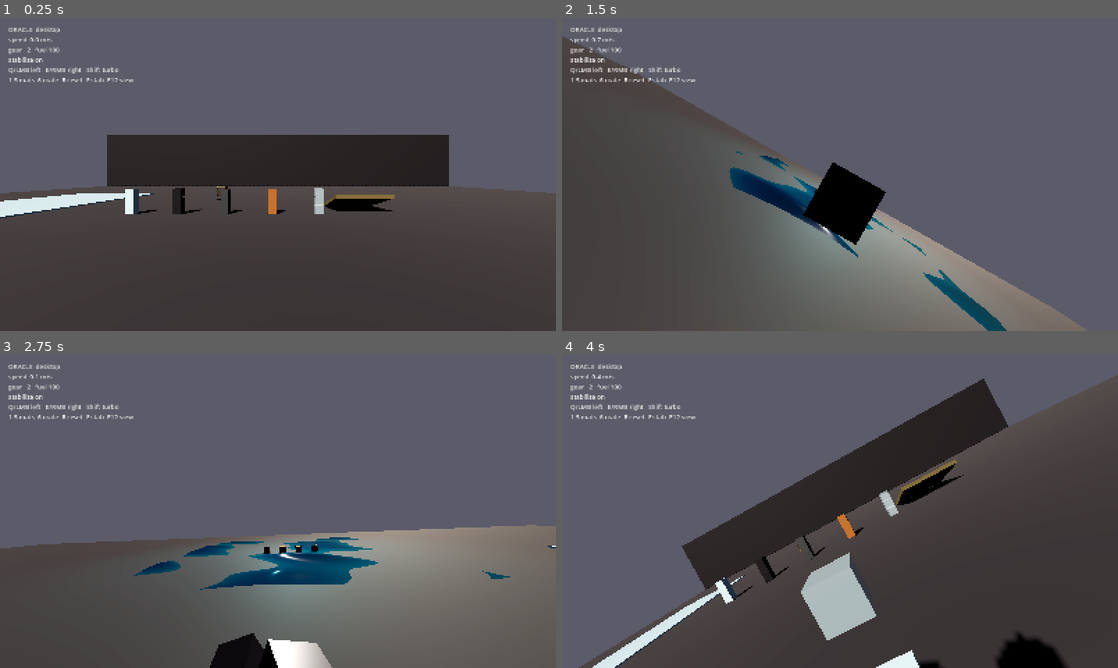
Above: before the commit, frames 1-4 (two rows, left to right).
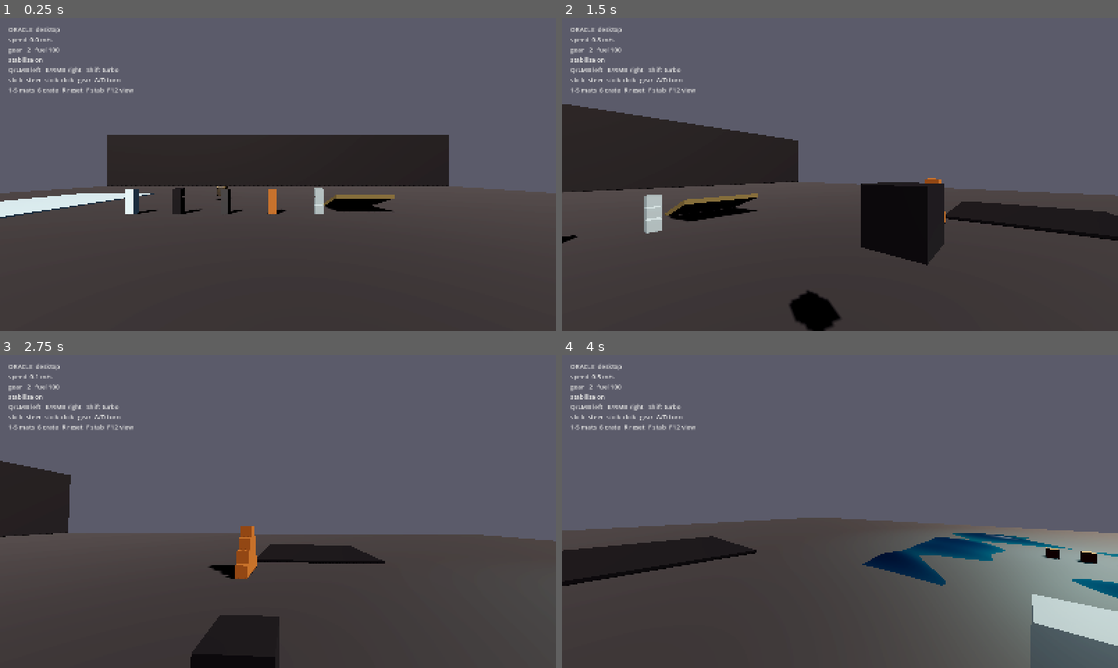
Above: after the commit, the same moments.

Repository: Jpalmer95/oracle-playground
Game: Godot game, scene res://scenes/main.tscn
Two runs of this game, one before a commit and one after it. Both use one fixed random seed, a clock stepped at 60 frames per second and the inputs below.
Inputs (mouse positions are in pixels of both pictures, inside the frame that each line leads up to):
- Up to frame 1 (0.25 s): no input
- Up to frame 2 (1.5 s): tap Enter at 0.5 s; move the mouse to (867, 174) at 0.52 s; hold D 0.53-1.28 s; tap 1 at 0.6 s; click (867, 174) at 0.67 s; move the mouse to (812, 174) at 1.27 s; hold A from 1.28 s (still down); tap 2 at 1.35 s
- Up to frame 3 (2.75 s): move the mouse to (289, 505) at 2.02 s; release A at 2.03 s; hold D from 2.03 s (still down); tap 3 at 2.1 s
- Up to frame 4 (4 s): move the mouse to (834, 517) at 2.77 s; tap 4 at 2.85 s; click (834, 517) at 2.92 s; move the mouse to (878, 514) at 3.52 s; release D at 3.53 s; hold A from 3.53 s (still down); tap 5 at 3.6 s

The runs differ from the first frame. In frame 1, 0.3% of the frame differs, in the area x 1-24%, y 19-24%; in frame 2, 45%; in frame 3, 32%; in frame 4, 51%, in the area x 0-100%, y 6-100%.

Commit message:
feat: joystick yaw-steer + stick-click gear; fix oscillation via central force
1. Oscillation fix: apply_at_hands default true -> false. Offset hand forces
   created torque that stabilize_upright fought, causing a rough-cancel
   wobble on opposite/same-direction input. Central force (SuperSonic's
   actual model) has zero torque -> smooth. Added regression test asserting
   w==0 for offset force at default settings.

2. Joystick yaw turn (SuperSonic dolly.rotation.y -= axes[2]*2*dt): right
   thumbstick X steers (left stick fallback), turn_rate=2.0 rad/s. Rotates
   the tracked rig's yaw in XR, look_yaw in desktop.

3. Gear via stick click (SuperSonic buttons[3]): left click = gear down,
   right click = gear up, 0.25s cooldown. Desktop: [ ] keys.

HUD updated to document stick-steer / stick-click-gear.

Diff:
--- a/godot/scripts/hud.gd
+++ b/godot/scripts/hud.gd
@@ -24,7 +24,7 @@
 	if DisplayServer.get_name() == "headless":
 		mode = "headless"
 	var stab := "on" if _player.stabilize_upright else "off"
-	_label.text = "ORACLE  %s\nspeed  %.1f m/s\ngear   %d   fuel %.0f\nstabilize %s\nQ/LMB left   E/RMB right   Shift turbo\n1-5 mats  6 crate  R reset  F stab  F12 view" % [
+	_label.text = "ORACLE  %s\nspeed  %.1f m/s\ngear   %d   fuel %.0f\nstabilize %s\nQ/LMB left   E/RMB right   Shift turbo\nstick=steer  stick-click=gear  A/D turn\n1-5 mats  6 crate  R reset  F stab  F12 view" % [
 		mode,
 		_player.linear_velocity.length(),
 		_player.gear,
--- a/godot/scripts/player.gd
+++ b/godot/scripts/player.gd
@@ -10,7 +10,8 @@
 @export var throttle_scale := 2.0         # SuperSonic's x2 on thrust
 @export var velocity_damp := 2.0          # 1/s exponential drag (halo-to-hover)
 @export var turbo_multiplier := 3.8
-@export var apply_at_hands := true
+@export var turn_rate := 2.0              # rad/s at full stick (SuperSonic dolly.rotation.y -= axes[2]*2*dt)
+@export var apply_at_hands := false       # true = offset torque (independent-thruster turn); false = central force (SuperSonic-smooth)
 @export var stabilize_upright := true
 @export var stabilize_strength := 40.0
 @export var look_sensitivity := 0.0025
@@ -26,6 +27,9 @@
 var look_yaw := 0.0
 var look_pitch := 0.0
 var spawn_xform := Transform3D.IDENTITY
+var _gear_cooldown := 0.0
+var _left_click_was := false
+var _right_click_was := false
 
 var _left: Node3D
 var _right: Node3D
@@ -188,7 +192,7 @@
 
 
 func _physics_process(delta: float) -> void:
-	_handle_meta_keys()
+	_handle_meta_keys(delta)
 	var left_amt := left_trigger()
 	var right_amt := right_trigger()
 	var turbo := _turbo_held()
@@ -203,6 +207,20 @@
 		_fire_hand(_active_left(), left_amt * boost)
 	if right_amt > 0.02:
 		_fire_hand(_active_right(), right_amt * boost)
+
+	# Joystick yaw turn (SuperSonic dolly.rotation.y -= axes[2]*2*dt).
+	# Right thumbstick X steers; left thumbstick X also steers for handedness.
+	var stick := _turn_axis()
+	if absf(stick) > 0.15:
+		var turn := -stick * turn_rate * delta
+		if xr_active:
+			# Rotate the tracked rig's yaw; body position follows separately.
+			_xr_origin.rotate_y(turn)
+		else:
+			look_yaw += turn
+			rotation = Vector3(0, look_yaw, 0)
+
+	_handle_gear_clicks()
 
 	# SuperSonic drag: velocity *= (1 - 2*dt). Exponential, rate velocity_damp/s.
 	# Gives the halo-to-hover feel; without it you coast indefinitely.
@@ -275,6 +293,53 @@
 	return Input.is_physical_key_pressed(KEY_SHIFT)
 
 
+func _turn_axis() -> float:
+	# Right thumbstick X primary. SuperSonic uses axes[2] (right stick).
+	if xr_active:
+		var x := 0.0
+		if _xr_right:
+			x = _xr_right.get_vector2("primary").x
+		if absf(x) < 0.05 and _xr_left:
+			# Fall back to left stick so either hand can steer.
+			x = _xr_left.get_vector2("primary").x
+		return x
+	if DisplayServer.get_name() == "headless":
+		return 0.0
+	var x := 0.0
+	if Input.is_physical_key_pressed(KEY_A):
+		x -= 1.0
+	if Input.is_physical_key_pressed(KEY_D):
+		x += 1.0
+	return x
+
+
+func _handle_gear_clicks() -> void:
+	# SuperSonic: joystick click = gear shift. Left click down, right click up.
+	_gear_cooldown = maxf(0.0, _gear_cooldown - get_physics_process_delta_time())
+	if _gear_cooldown > 0.0:
+		return
+	var left_down := false
+	var right_down := false
+	if xr_active:
+		left_down = _xr_left and _xr_left.is_button_pressed("primary_click")
+		right_down = _xr_right and _xr_right.is_button_pressed("primary_click")
+	else:
+		left_down = Input.is_physical_key_pressed(KEY_BRACKETLEFT)
+		right_down = Input.is_physical_key_pressed(KEY_BRACKETRIGHT)
+	var left_edge := left_down and not _left_click_was
+	var right_edge := right_down and not _right_click_was
+	_left_click_was = left_down
+	_right_click_was = right_down
+	if left_edge:
+		gear = maxi(1, gear - 1)
+		_gear_cooldown = 0.25
+		print("gear=", gear)
+	if right_edge:
+		gear = mini(max_gear, gear + 1)
+		_gear_cooldown = 0.25
+		print("gear=", gear)
+
+
 func _xr_axis(ctrl: XRController3D, action: String) -> float:
 	if ctrl == null:
 		return 0.0
@@ -304,7 +369,7 @@
 	look_pitch = 0.0
 
 
-func _handle_meta_keys() -> void:
+func _handle_meta_keys(_delta: float) -> void:
 	if DisplayServer.get_name() == "headless":
 		return
 	if Input.is_physical_key_pressed(KEY_R):
@@ -312,10 +377,6 @@
 	if Input.is_physical_key_pressed(KEY_F) and _edge("f"):
 		stabilize_upright = not stabilize_upright
 		print("stabilize_upright=", stabilize_upright)
-	if Input.is_physical_key_pressed(KEY_BRACKETLEFT) and _edge("gdown"):
-		gear = maxi(1, gear - 1)
-	if Input.is_physical_key_pressed(KEY_BRACKETRIGHT) and _edge("gup"):
-		gear = mini(max_gear, gear + 1)
 
 
 var _edges: Dictionary = {}
--- a/godot/tests/test_runner.gd
+++ b/godot/tests/test_runner.gd
@@ -10,6 +10,7 @@
 	_test_materials()
 	await _test_thruster_direction()
 	await _test_independent_hands()
+	await _test_central_force_no_torque()
 	_test_xr_rig_decoupled()
 	await _test_flight_is_gravity_free()
 	await _test_velocity_damping()
@@ -79,6 +80,32 @@
 		await get_tree().physics_frame
 	_ok(player.angular_velocity.length() > 0.05 or player.linear_velocity.length() > 0.2,
 		"offset hand changes motion, w=%s v=%s" % [player.angular_velocity, player.linear_velocity])
+	world.queue_free()
+	await get_tree().process_frame
+
+
+func _test_central_force_no_torque() -> void:
+	print("[central force no oscillation]")
+	# Regression for the oscillation bug: with apply_at_hands=false (default),
+	# an offset hand force must NOT create angular velocity. This is the
+	# SuperSonic-smooth path; the old offset-torque path caused tumble that
+	# stabilize_upright fought -> oscillation on opposite/same-direction input.
+	var world := Node3D.new()
+	get_tree().root.add_child(world)
+	var player: OraclePlayer = _make_player(world)
+	player.gravity_scale = 0.0
+	player.stabilize_upright = false
+	player.apply_at_hands = false
+	player.gear = 1
+	await get_tree().physics_frame
+	# Fire an offset force repeatedly — net result must be linear, no spin.
+	for i in 20:
+		player.apply_thruster(Vector3.FORWARD, 1.0, player.global_position + Vector3(-0.4, 0.8, 0))
+		await get_tree().physics_frame
+	_ok(player.angular_velocity.length() < 0.5,
+		"central force produces no torque, w=%s" % player.angular_velocity)
+	_ok(player.linear_velocity.length() > 1.0,
+		"central force still translates, v=%s" % player.linear_velocity)
 	world.queue_free()
 	await get_tree().process_frame
 
